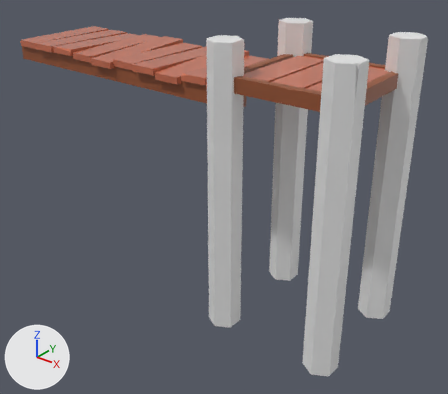
What one commit did to the FBX model Lost in the sea/Assets/Models/Props/Riverland.fbx.
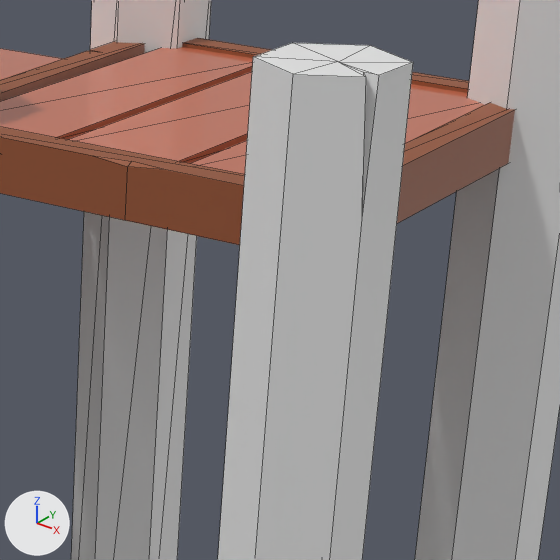
Old and new are each drawn whole from a 50 mm camera at (5.53, -9.5, 3.07) aimed at (-2.14, 0.08, -2.87) and again close up on the part from 56% to 92% of the width and 11% to 51% of the height. Arrows for +X, +Y and +Z are at lower left; the lights stay in place. The close-ups show mesh edges as thin lines. Where no turn or scale is listed for an object, it has been applied to the vertices.
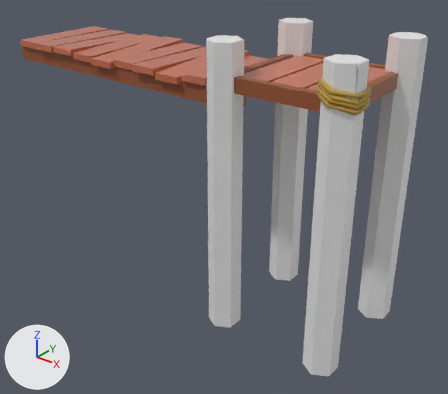
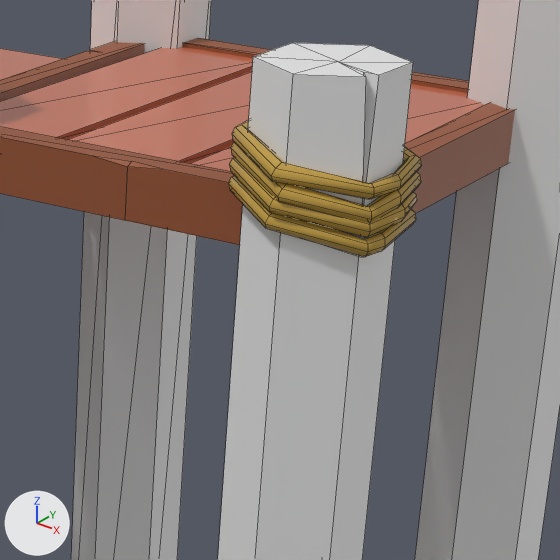
Where the change shows, as pixel boxes [x1, y1, x2, y2] in the close-ups (560 x 560 px):
part 1 of me_cube_043, added
    after: [228, 176, 416, 257]
part 2 of me_cube_043, added
    after: [229, 158, 417, 237]
part 3 of me_cube_043, added
    after: [231, 143, 421, 223]
part 4 of me_cube_043, added
    after: [232, 120, 421, 199]

Diff of the bpy script that builds the scene:
```diff
--- a/Lost in the sea/Assets/Models/Props/Riverland.fbx.py
+++ b/Lost in the sea/Assets/Models/Props/Riverland.fbx.py
@@ mat_rope @@
+mat_rope = principled_material('Rope')
+mat_rope.base_color = (0.517, 0.324, 0.0552)  # yellow #be9a42
+mat_rope.roughness = 0.0
@@ me_cube_043 @@
 # used by ob_cube_048; location = (0.0, 0.0, 0.0)
-me_cube_043.from_pydata(...)  # 232 vertices, 304 faces; spans x -7.32..1.45, y -1.44..1.48, z -4.99..0.87
+me_cube_043.from_pydata(...)  # 488 vertices, 560 faces; spans x -7.32..1.53, y -1.51..1.48, z -4.99..0.87
+# me_cube_043 part 1: a new loose piece of 64 vertices spanning x 0.79..1.52, y -1.5..-0.7, z 0.09..0.35, in mat_rope (yellow #be9a42)
+# me_cube_043 part 2: a new loose piece of 64 vertices spanning x 0.79..1.53, y -1.51..-0.7, z 0.18..0.43, in mat_rope (yellow #be9a42)
+# me_cube_043 part 3: a new loose piece of 64 vertices spanning x 0.8..1.53, y -1.51..-0.69, z 0.24..0.51, in mat_rope (yellow #be9a42)
+# me_cube_043 part 4: a new loose piece of 64 vertices spanning x 0.8..1.52, y -1.51..-0.7, z 0.35..0.57, in mat_rope (yellow #be9a42)
 me_cube_043.materials.append(mat_gradient)
@@ me_cube_043 @@
 me_cube_043.materials.append(mat_wood2)
+me_cube_043.materials.append(mat_rope)  # yellow #be9a42
```
